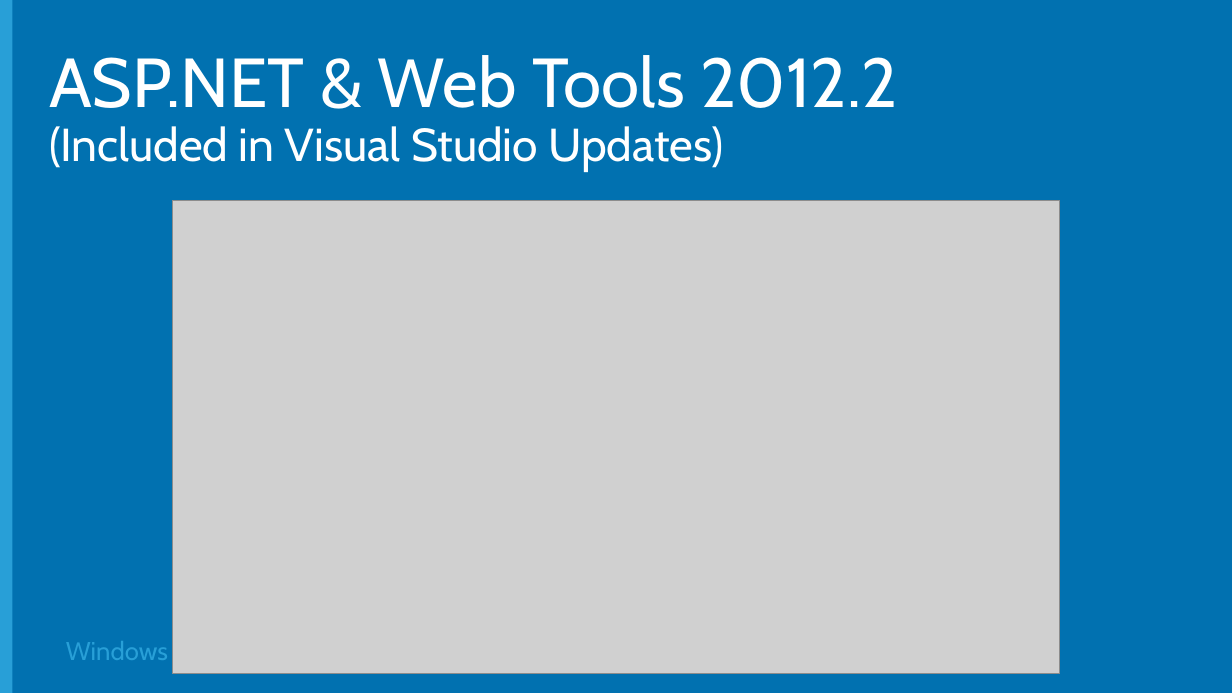
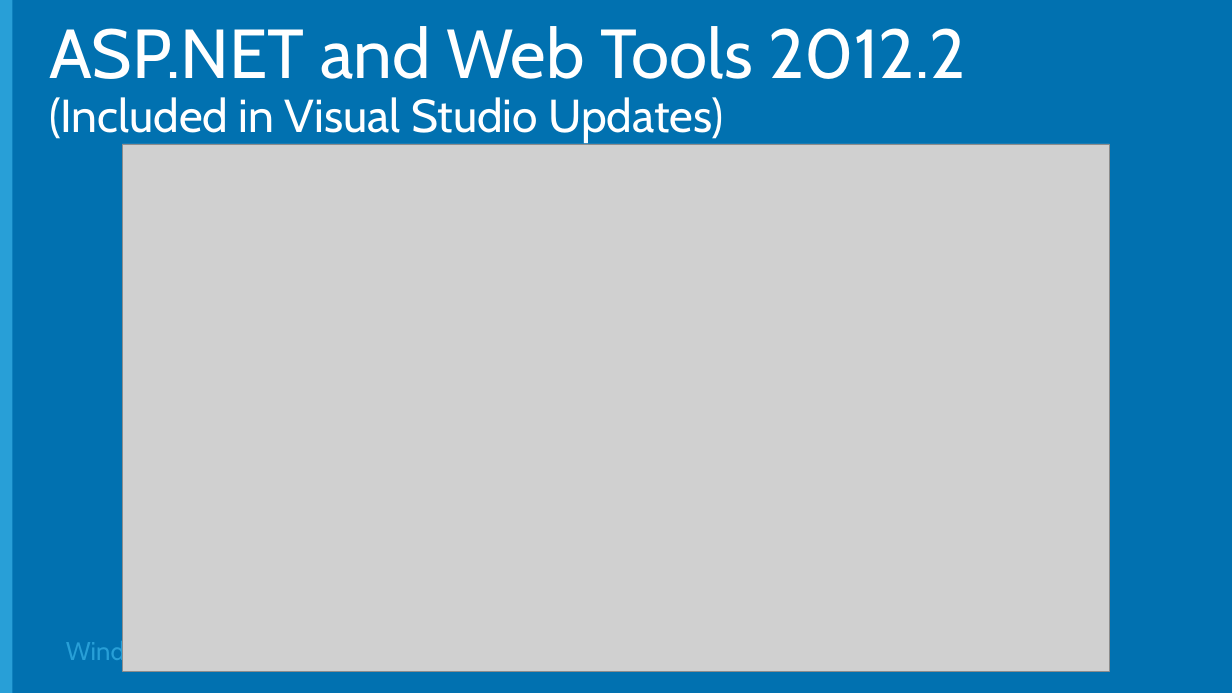
Before and after one commit to Microsoft-Web/DECK-ASPNET-and-VS-Web-Tooling, a slide deck: slide 9 of 2-ASPNET-and-VS-Web-Tooling.pptx. Drawn at 1232x693 pixels with LibreOffice and Linux fonts; fonts in the diff are those of the drawing; grey boxes stand for pictures; background and template pictures are left out. Boxes give left, top, right and bottom in pixels: in the first picture for what was removed or moved away, otherwise in the second. Text is boxed around its words. In the diff, an @@ line names an element or a change of style, - is before the commit and + after.

```diff
--- a/2-ASPNET-and-VS-Web-Tooling.pptx
+++ b/2-ASPNET-and-VS-Web-Tooling.pptx
@@ title at (49,26,966,143): text changed @@
-ASP.NET & Web Tools 2012.2
-(Included in Visual Studio Updates)
+ASP.NET and Web Tools 2012.2
+(Included in Visual Studio Updates)
@@ picture: place and size @@
-picture at (173,201,1060,675)
+picture at (123,144,1110,672)
```
Also in this commit, not shown: 7 other slides changed, 1 slide added, 2 slides removed, 1 other file.
